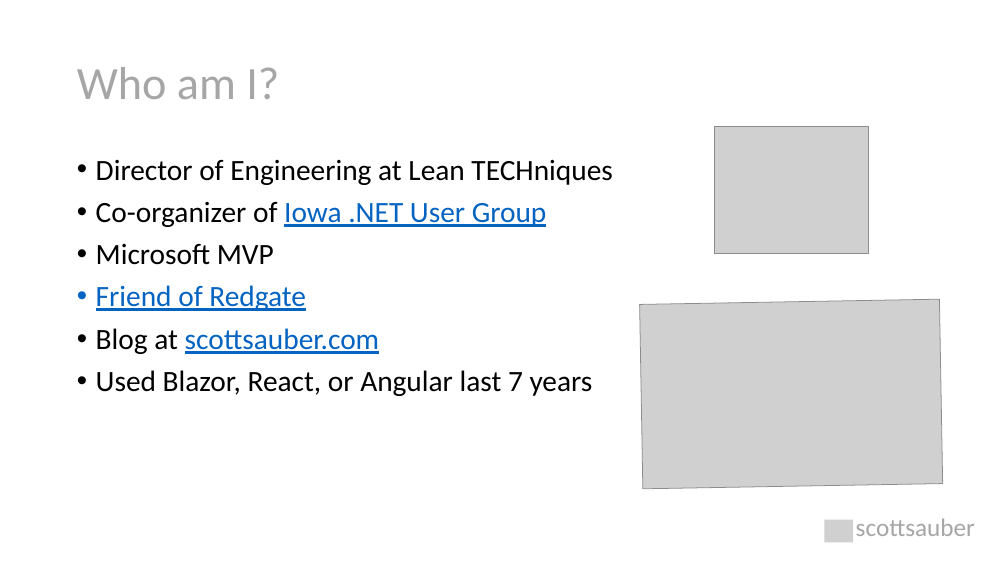
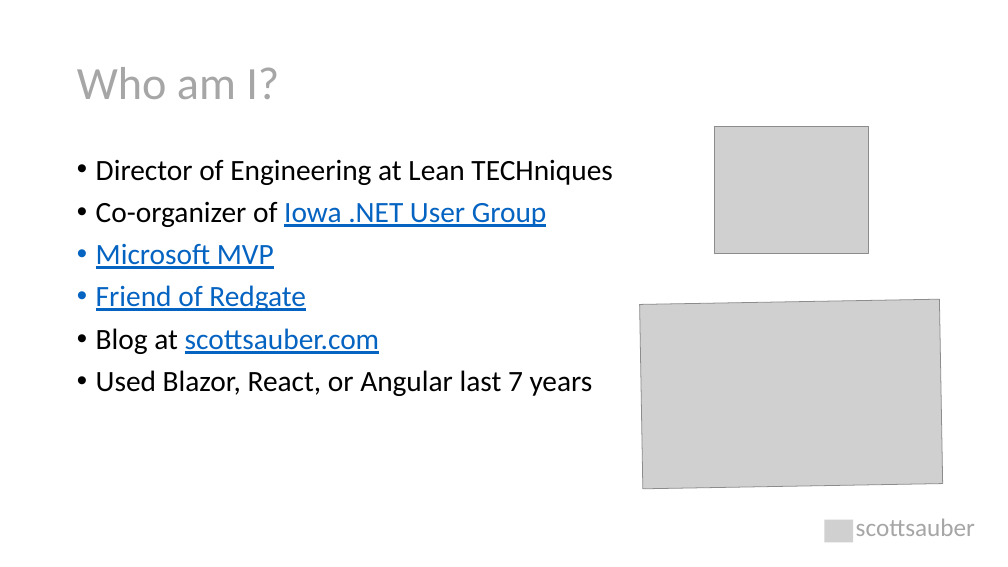
Before and after one commit to scottsauber/talks, a slide deck: slide 5 of 2023-11-09-JetBrains-TDDWithBlazor/TDD with Blazor.pptx. Drawn at 1008x567 pixels with LibreOffice and Linux fonts; fonts in the diff are those of the drawing; grey boxes stand for pictures. Boxes give left, top, right and bottom in pixels: in the first picture for what was removed or moved away, otherwise in the second. Text is boxed around its words. In the diff, an @@ line names an element or a change of style, - is before the commit and + after.

```diff
--- a/2023-11-09-JetBrains-TDDWithBlazor/TDD with Blazor.pptx
+++ b/2023-11-09-JetBrains-TDDWithBlazor/TDD with Blazor.pptx
@@ text at (96,244,274,269): text colour #000000 to #0563C1, underline on in "Microsoft MVP" @@
```
Also in this commit, not shown: 7 other slides changed, 4 slides added, 1 other file.
